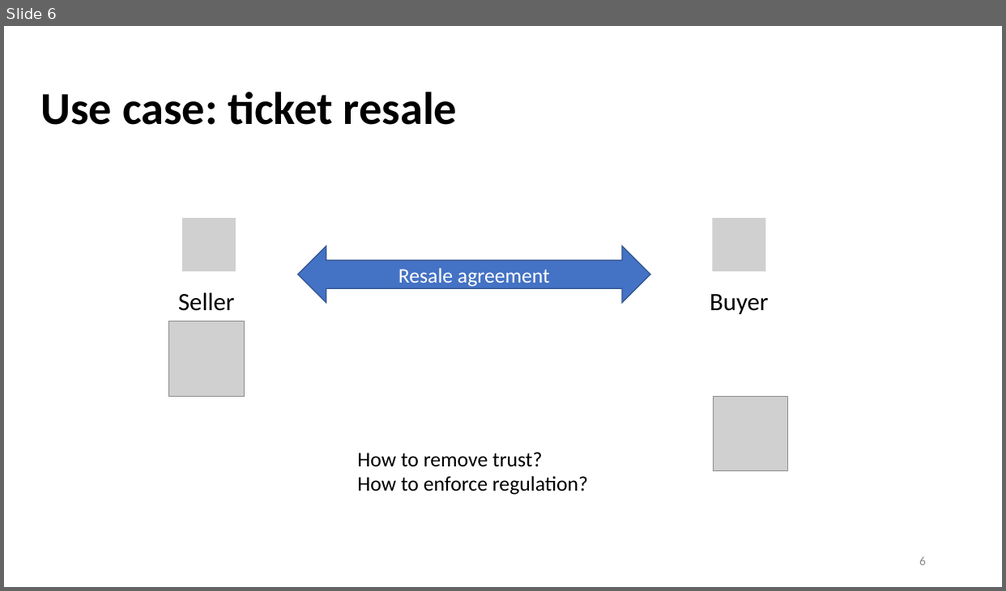
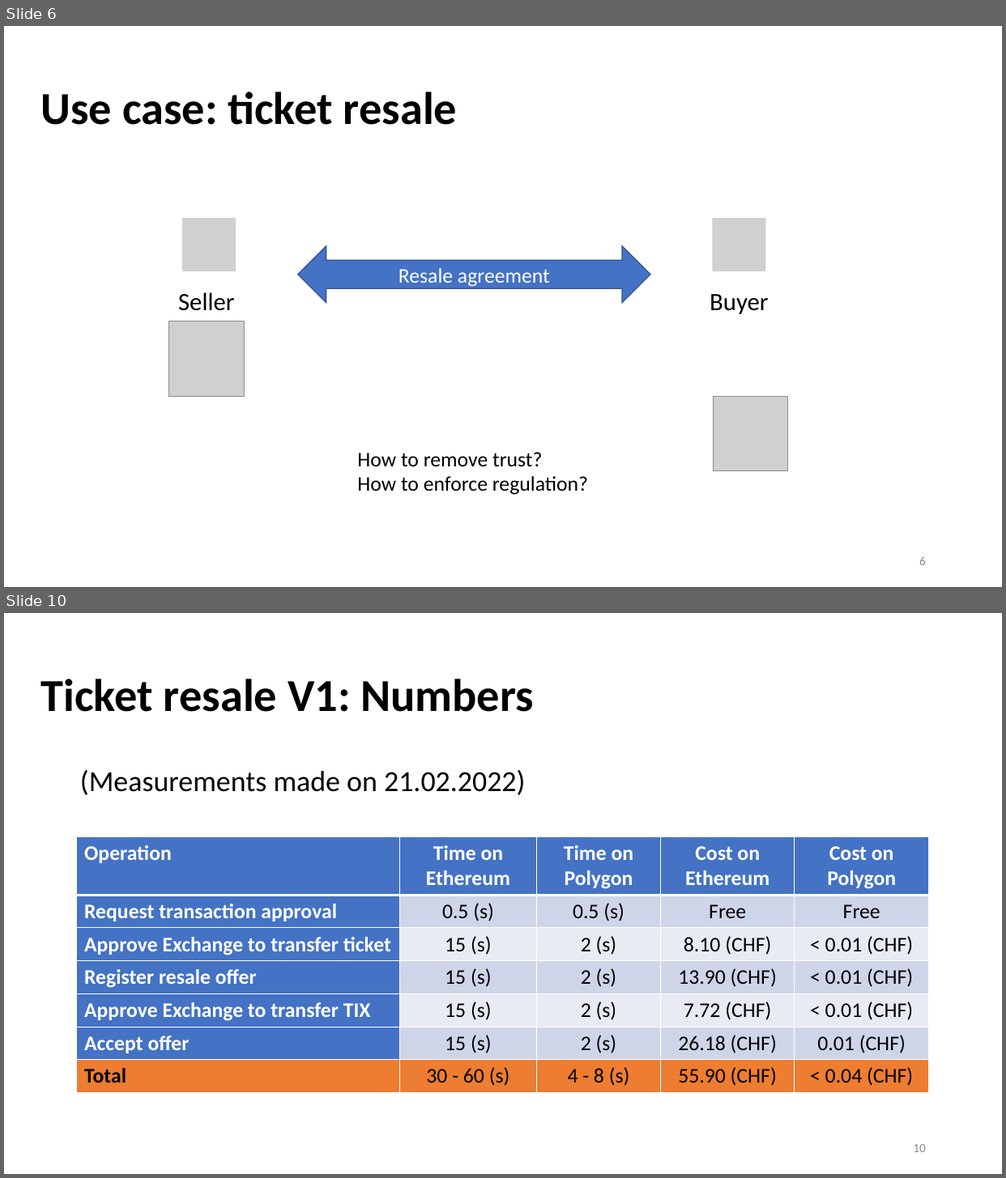
Before and after one commit to yanngabb/marketplace, a slide deck: rapport/Master_Thesis_Presentation_Yann_Gabbud.pptx. Shown one above the other, each under a label of ours: slide 6 before the commit, slides 6 and 10 after it; the slides between them are not shown. The pictures are 1006x591 and 1006x1178 pixels, drawn with LibreOffice and Linux fonts; fonts in the diff are those of the drawing; grey boxes stand for pictures. Boxes give left, top, right and bottom in pixels: in the first picture for what was removed or moved away, otherwise in the second. Text is boxed around its words. In the diff, an @@ line names an element or a change of style, - is before the commit and + after.

```diff
--- a/rapport/Master_Thesis_Presentation_Yann_Gabbud.pptx
+++ b/rapport/Master_Thesis_Presentation_Yann_Gabbud.pptx
@@ slide 10 added at (4,613,1002,1174), background #FFFFFF @@
@@ text added at (41,679,534,712), 44 pt, text #000000, bold @@
+Ticket resale V1: Numbers
@@ text added at (80,770,525,795), 28 pt, text #000000 @@
+(Measurements made on 21.02.2022)
@@ table added at (77,837,930,1089), 7 rows, 5 columns @@
+Operation | Time on Ethereum | Time on Polygon | Cost on Ethereum | Cost on Polygon
+Request transaction approval | 0.5 (s) | 0.5 (s) | Free | Free
+Approve Exchange to transfer ticket | 15 (s) | 2 (s) | 8.10 (CHF) | < 0.01 (CHF)
+Register resale offer | 15 (s) | 2 (s) | 13.90 (CHF) | < 0.01 (CHF)
+Approve Exchange to transfer TIX | 15 (s) | 2 (s) | 7.72 (CHF) | < 0.01 (CHF)
+Accept offer | 15 (s) | 2 (s) | 26.18 (CHF) | 0.01 (CHF)
+Total | 30 - 60 (s) | 4 - 8 (s) | 55.90 (CHF) | < 0.04 (CHF)
@@ page number added at (913,1144,926,1152), 12 pt, text #8C8C8C @@
+10
```
Also in this commit, not shown: 13 slides changed, 6 other slides added, 2 slides removed.
